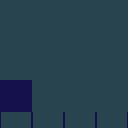
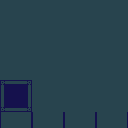
Two versions of the same layered image (128 × 128). Layer-by-layer changes:
painted on "WallTexture.png" over (1, 81, 31, 111)
